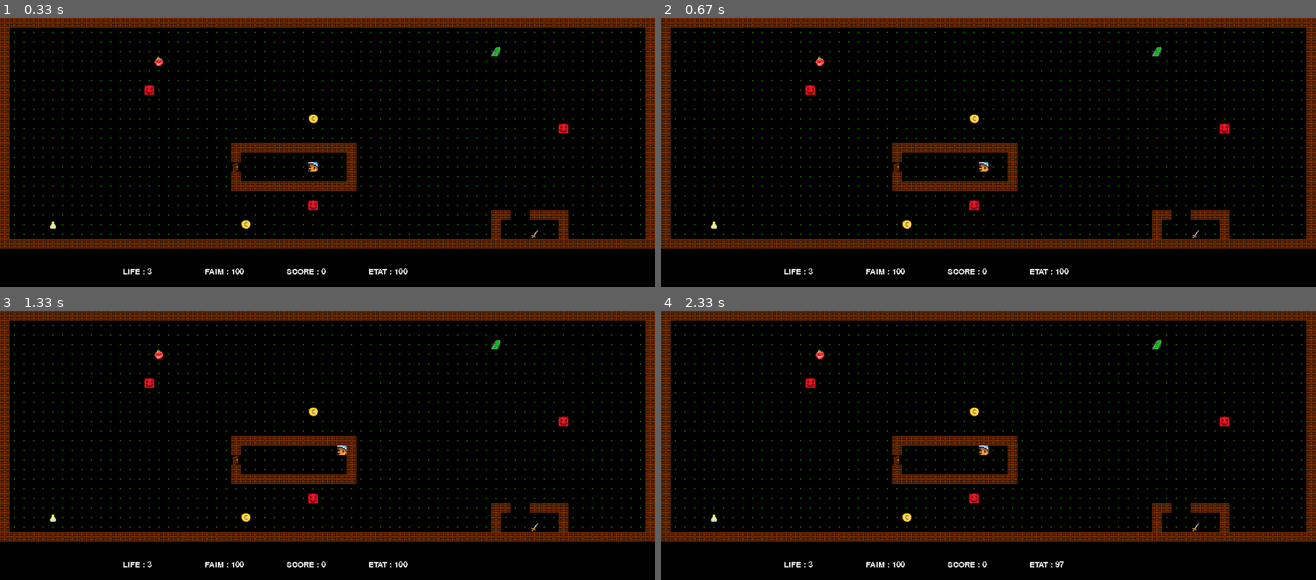
Above: before the commit, frames 1-4 (two rows, left to right).
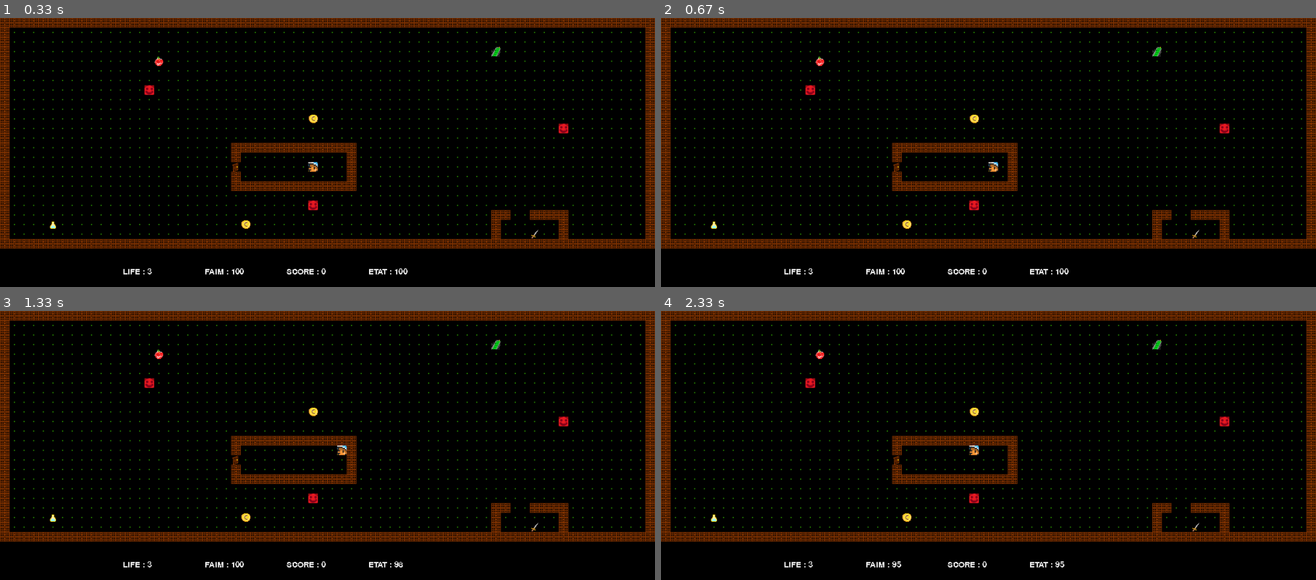
Above: after the commit, the same moments.

Repository: LouisJustinTALLOT/Hackathon-Bellon-Gstalter-Tallot
Game: pygame game, started from main.py
Same seed, same stepped clock (60 frames per second), same inputs: the game is played once before the commit and once after it.
Inputs:
- Up to frame 1 (0.33 s): no input
- Up to frame 2 (0.67 s): hold Right from 0.33 s (still down)
- Up to frame 3 (1.33 s): release Right at 0.8 s; hold Up 0.83-1.22 s; hold Right from 1.25 s (still down)
- Up to frame 4 (2.33 s): release Right at 1.72 s; hold Left 1.75-2.28 s; hold Down from 2.32 s (still down)

Frame 1 is identical in both runs. In frame 2, 0.1% of the frame differs, in the area x 48-52%, y 53-58%; in frame 3, less than 0.1%; in frame 4, 0.2%, in the area x 35-62%, y 50-96%.

Commit message:
on améliore la vitesse de déplacement

Diff:
--- a/src/game.py
+++ b/src/game.py
@@ -17,6 +17,7 @@
     running = True
     has_changed = True
     compteur = 0
+    delta_t = 150
     while running:
 
         list_event, list_pressed = pg.event.get(), pg.key.get_pressed()
@@ -24,25 +25,25 @@
         if list_pressed[pg.K_UP]:
             has_changed = True
             perso.deplacement((0,-1), mat)
-            pg.time.wait(200)
+            pg.time.wait(delta_t)
             compteur += 1
 
         if list_pressed[pg.K_DOWN]:
             has_changed = True
             perso.deplacement((0,1), mat)
-            pg.time.wait(200)
+            pg.time.wait(delta_t)
             compteur += 1
 
         if list_pressed[pg.K_RIGHT]:
             has_changed = True
             perso.deplacement((1,0), mat)
-            pg.time.wait(200)
+            pg.time.wait(delta_t)
             compteur += 1
 
         if list_pressed[pg.K_LEFT]:
             has_changed = True
             perso.deplacement((-1,0), mat)
-            pg.time.wait(200)
+            pg.time.wait(delta_t)
             compteur += 1
 
 
